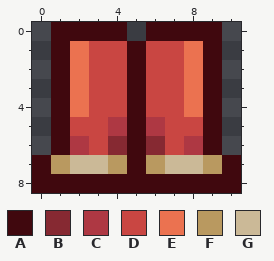
Two versions of one pixel-art sprite, Items/Armor/ReefPants.png. The picture above was drawn from the file before the commit.
The file is 22x18 pixels, drawn in blocks of 2x2; one block is one cell here.
Palette (. is transparent): A #40080e  B #862932  C #ae3843  D #c94642  E #eb7250  F #b99960  G #cbb997
Pixels before, first column x 0:
0 .AAAA.AAAA.
1 .AEDDADDEA.
2 .AEDDADDEA.
3 .AEDDADDEA.
4 .AEDDADDEA.
5 .ADDCACDDA.
6 .ACDBABDCA.
7 AFGGFAFGGFA
8 AAAAAAAAAAA
New version:
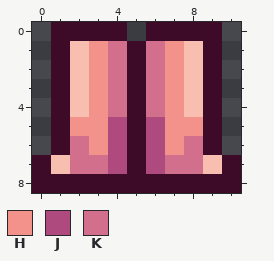
Colours new in this view: H #f2928b  J #ae4a7e  K #d16f8c
Message: Implement Reef Set, fix Ice armor
Change:
colour A: #40080e -> #3d0a28
colour E: #eb7250 -> #f8beaf
Changed rows in their new state; - is a pixel that keeps its letter.
first column x 1:
1 --HK-KH--
2 --HK-KH--
3 --HK-KH--
4 --HK-KH--
5 -HHJ-JHH-
6 -KHJ-JHK-
7 EKKJ-JKKE
Pixel boxes of the changes (left, top, right, bottom) in both pictures:
changed: (32, 22, 241, 193)
